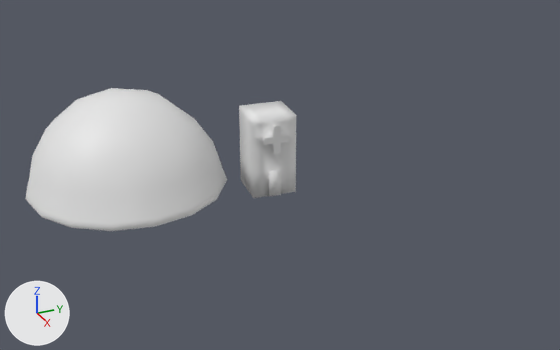
Before and after pictures for a commit that changed the Blender file Assets/Blenders/Houses.blend.
One viewpoint serves both versions: a 50 mm camera at (7.79, -1.66, 3.66) aimed at (1.18, 1.31, 0.36). The lights are fixed; the arrows at lower left show +X, +Y and +Z.

The first picture shows 'Dome', 'Hospital'.
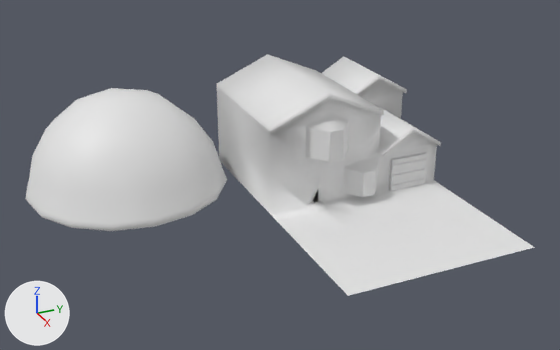
Commit message: Added family home

Where the newer file only moved an object's origin or applied its transform, the numbers keep the older frame.

Patch to the scene script:
```diff
--- a/Assets/Blenders/Houses.blend.py
+++ b/Assets/Blenders/Houses.blend.py
@@ mat_clouds @@
+mat_clouds = principled_material('Clouds')
+mat_clouds.base_color = (0.8, 0.8, 0.8)  # white #e7e7e7
@@ me_cube_001 @@
 me_cube_001.from_pydata(...)  # 704 vertices, 694 faces; spans x -1.88..0.79, y -0.25..0.69, z 0.0..0.91
 # used by ob_hospital; location = (0.0, 0.0, 0.0); rotation_euler = (0.0, 0.0, -1.92), in degrees (0, 0, -110); scale = (0.974, 0.974, 0.974)
+# me_cube_001 part 1: the whole mesh is turned 110 degrees about the z axis through the mesh origin
 me_cube_001.materials.append(mat_snow)
@@ me_familyhome @@
+me_familyhome.from_pydata(...)  # 335 vertices, 305 faces; spans x -0.21..2.95, y 1.15..3.15, z 0.0..1.22
+# faces by material slot: [18, 73, 175, 15, 24]
+me_familyhome.materials.append(mat_leaves)  # white #e7e7e7
+me_familyhome.materials.append(mat_clouds)  # white #e7e7e7
+me_familyhome.materials.append(mat_mountain)  # white #e7e7e7
+me_familyhome.materials.append(mat_metal)  # white #e7e7e7
+me_familyhome.materials.append(mat_glass)  # white #e7e7e7
@@ ob_hospital @@
 ob_hospital.scale = (0.974, 0.974, 0.974)
+ob_hospital.hide_viewport = True
@@ ob_familyhome @@
+ob_familyhome = bpy.data.objects.new('FamilyHome', me_familyhome)
+ob_familyhome.location = (0.0, 0.0, 0.0)
```

Location of each change, (x1, y1, x2, y2) in pixels of the pictures (560 x 350 px):
'FamilyHome', added: after (217, 54, 534, 296)
    faces in mat_clouds (white #e7e7e7): (217, 80, 437, 214)
    faces in mat_leaves (white #e7e7e7): (271, 180, 534, 296)
    faces in mat_mountain (white #e7e7e7): (217, 54, 441, 204)
    faces in mat_metal (white #e7e7e7): (307, 184, 521, 260)
    faces in mat_glass (white #e7e7e7): (307, 123, 378, 195)
'Hospital', hidden: before (239, 101, 296, 198)
